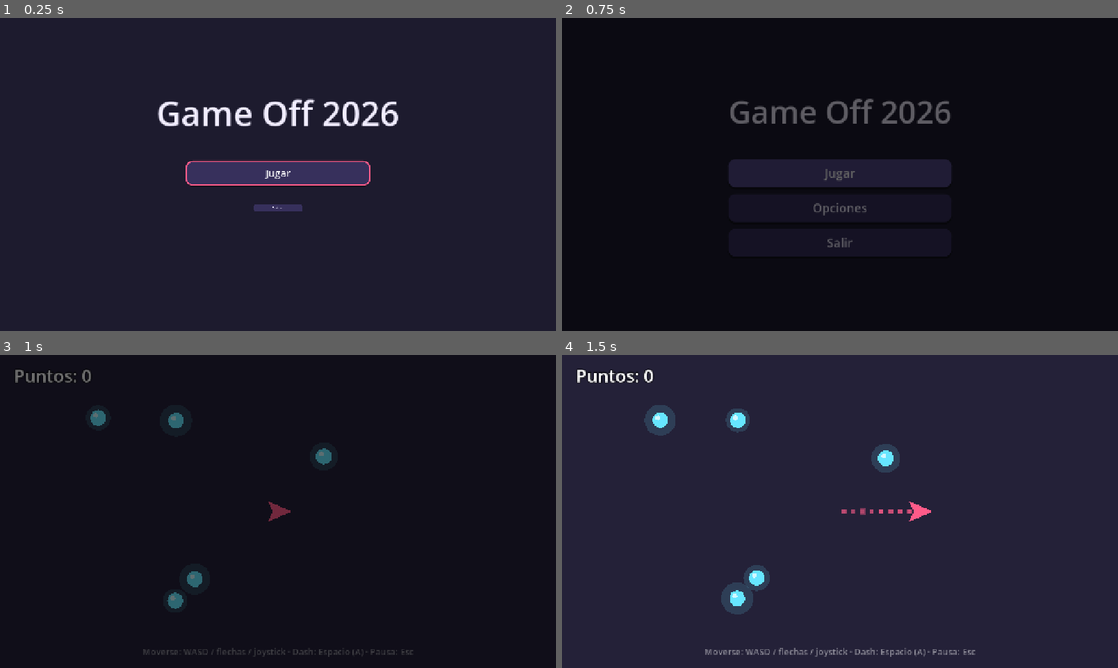
Above: before the commit, frames 1-4 (two rows, left to right).
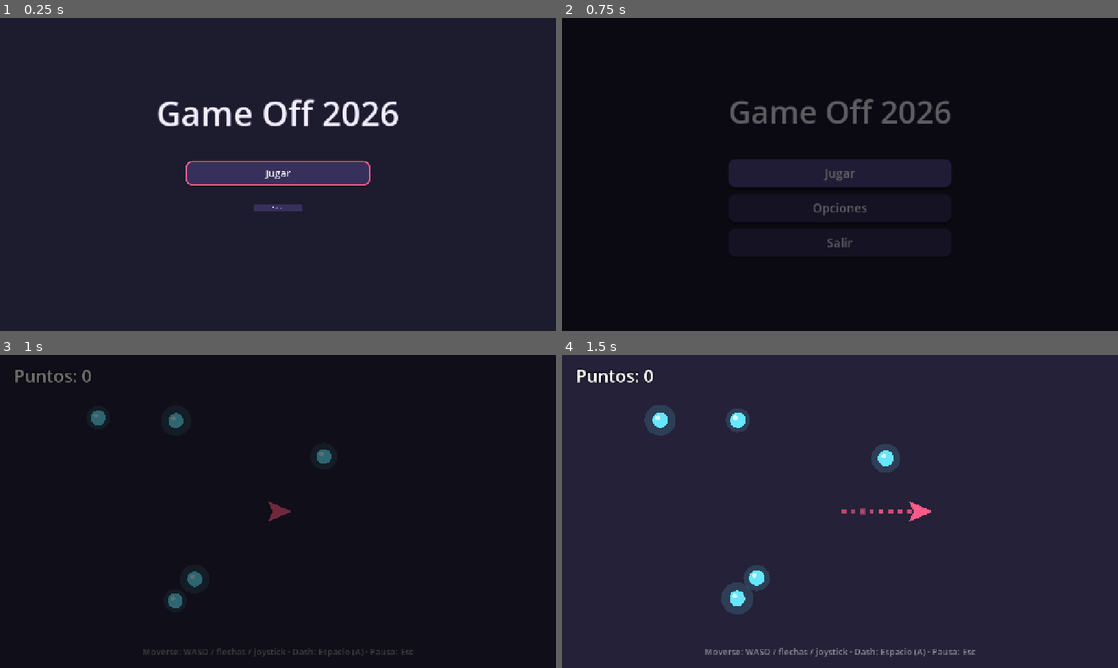
Above: after the commit, the same moments.

Repository: 0scar07/game-off-2026
Game: Godot game, scene res://scenes/menus/main_menu.tscn
Two runs of this game, one before a commit and one after it. Both use one fixed random seed, a clock stepped at 60 frames per second and the inputs below.
Inputs (mouse positions are in pixels of both pictures, inside the frame that each line leads up to):
- Up to frame 1 (0.25 s): no input
- Up to frame 2 (0.75 s): click "Jugar" at 0.5 s
- Up to frame 3 (1 s): no input
- Up to frame 4 (1.5 s): move the mouse to (962, 495) at 1.27 s; hold D (move_right) from 1.28 s (still down); tap Space (action) at 1.35 s; click (962, 495) at 1.42 s

Frames 1-2 are identical in both runs. In frame 3, less than 0.1% of the frame differs, in the area x 16-60%, y 17-82%; in frame 4, nothing differs.

Commit message:
Orbes: la animación de aparición solo cambia el dibujo, no la colisión

Diff:
--- a/autoload/juice.gd
+++ b/autoload/juice.gd
@@ -64,6 +64,8 @@
 
 
 ## `node` es un Node2D o un Control.
+## Ojo: no lo uses en un nodo con colisión (Area2D, cuerpos...), porque la colisión
+## también empezaría con tamaño 0. Aplícalo a su dibujo (Sprite2D, Polygon2D...).
 func pop_in(node: CanvasItem, duration := 0.35, delay := 0.0) -> void:
 	if not is_instance_valid(node):
 		return
--- a/scenes/game/orb.gd
+++ b/scenes/game/orb.gd
@@ -7,11 +7,14 @@
 @export var color := Color(0.4, 0.9, 1.0)
 
 var _time := randf() * TAU
+## Tamaño del dibujo al aparecer (0 → 1). Solo afecta al dibujo: la colisión
+## tiene su tamaño completo desde el principio.
+var _appear := 0.0
 
 
 func _ready() -> void:
 	body_entered.connect(_on_body_entered)
-	Juice.pop_in(self)
+	create_tween().tween_property(self, "_appear", 1.0, 0.35) 		.set_trans(Tween.TRANS_BACK).set_ease(Tween.EASE_OUT)
 
 
 func _process(delta: float) -> void:
@@ -20,11 +23,14 @@
 
 
 func _draw() -> void:
+	if _appear <= 0.0:
+		return
 	var bob := Vector2(0, sin(_time * 3.0) * 4.0)
 	var glow := 1.0 + sin(_time * 6.0) * 0.15
-	draw_circle(bob, radius * 1.8 * glow, Color(color, 0.15))
-	draw_circle(bob, radius, color)
-	draw_circle(bob + Vector2(-radius * 0.3, -radius * 0.3), radius * 0.3, Color(1, 1, 1, 0.7))
+	var r := radius * _appear
+	draw_circle(bob, r * 1.8 * glow, Color(color, 0.15))
+	draw_circle(bob, r, color)
+	draw_circle(bob + Vector2(-r * 0.3, -r * 0.3), r * 0.3, Color(1, 1, 1, 0.7))
 
 
 func _on_body_entered(body: Node2D) -> void:
